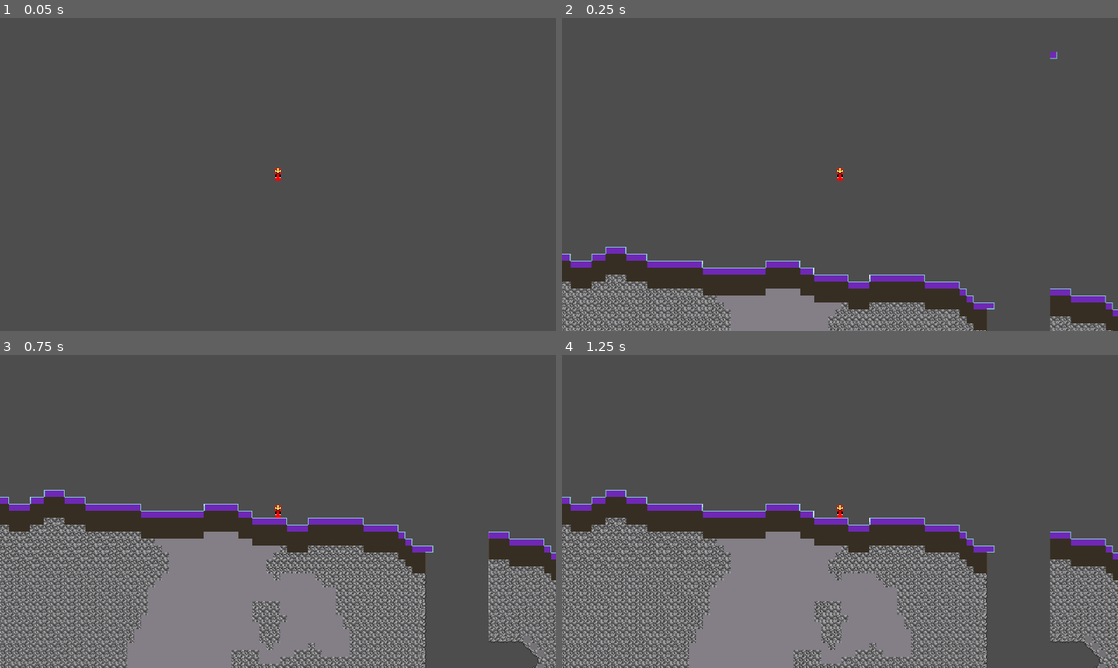
Above: before the commit, frames 1-4 (two rows, left to right).
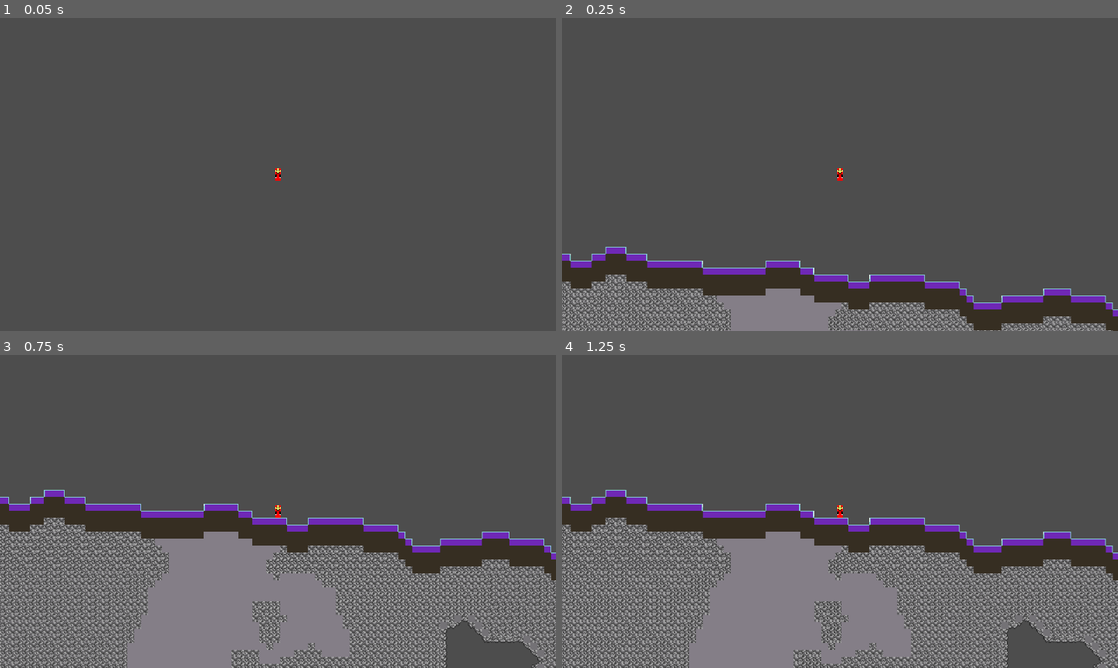
Above: after the commit, the same moments.

Repository: snuggyizme/terraria2
Game: Godot game, scene res://scenes/world.tscn
Two runs of this game, one before a commit and one after it. Both use one fixed random seed, a clock stepped at 60 frames per second and the inputs below. The project has no main scene, so this scene is started directly.
Inputs:
- Up to frame 1 (0.05 s): no input
- Up to frame 2 (0.25 s): no input
- Up to frame 3 (0.75 s): tap A (a) at 0.6 s
- Up to frame 4 (1.25 s): tap D (d) at 0.8 s

Frame 1 is identical in both runs. In frame 2, 3.2% of the frame differs, in the area x 0-97%, y 10-100%; in frame 3, 9.8%; in frame 4, 10%, in the area x 0-100%, y 52-100%.

Commit message:
Fix issues

Diff:
--- a/scripts/chunk.gd
+++ b/scripts/chunk.gd
@@ -66,7 +66,7 @@
 
 func update() -> void:
 	var terrainCells: Array[Vector2i] = []
-	terrainCells.resize(Global.DIMENSION.x + 2 * Global.DIMENSION.y +2)
+	terrainCells.resize((Global.DIMENSION.x + 2) * (Global.DIMENSION.y + 2))
 	var terrainCellsSize := 0
 
 	var counter := 0
@@ -81,7 +81,7 @@
 			if blocks[coord] == &"_":
 				continue
 
-			terrainCells.append(coord)
+			terrainCells[terrainCellsSize] = coord
 			terrainCellsSize += 1
 
 			counter += 1
